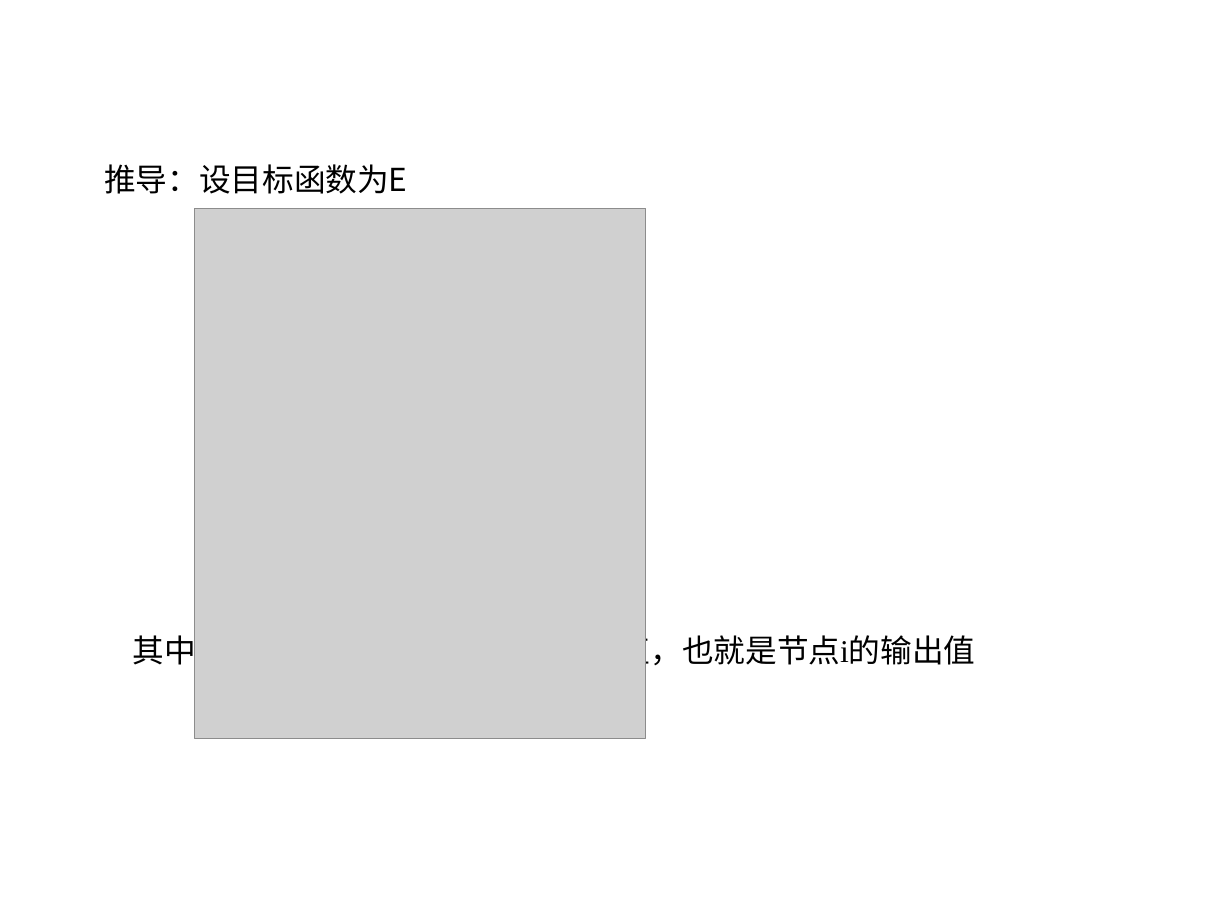
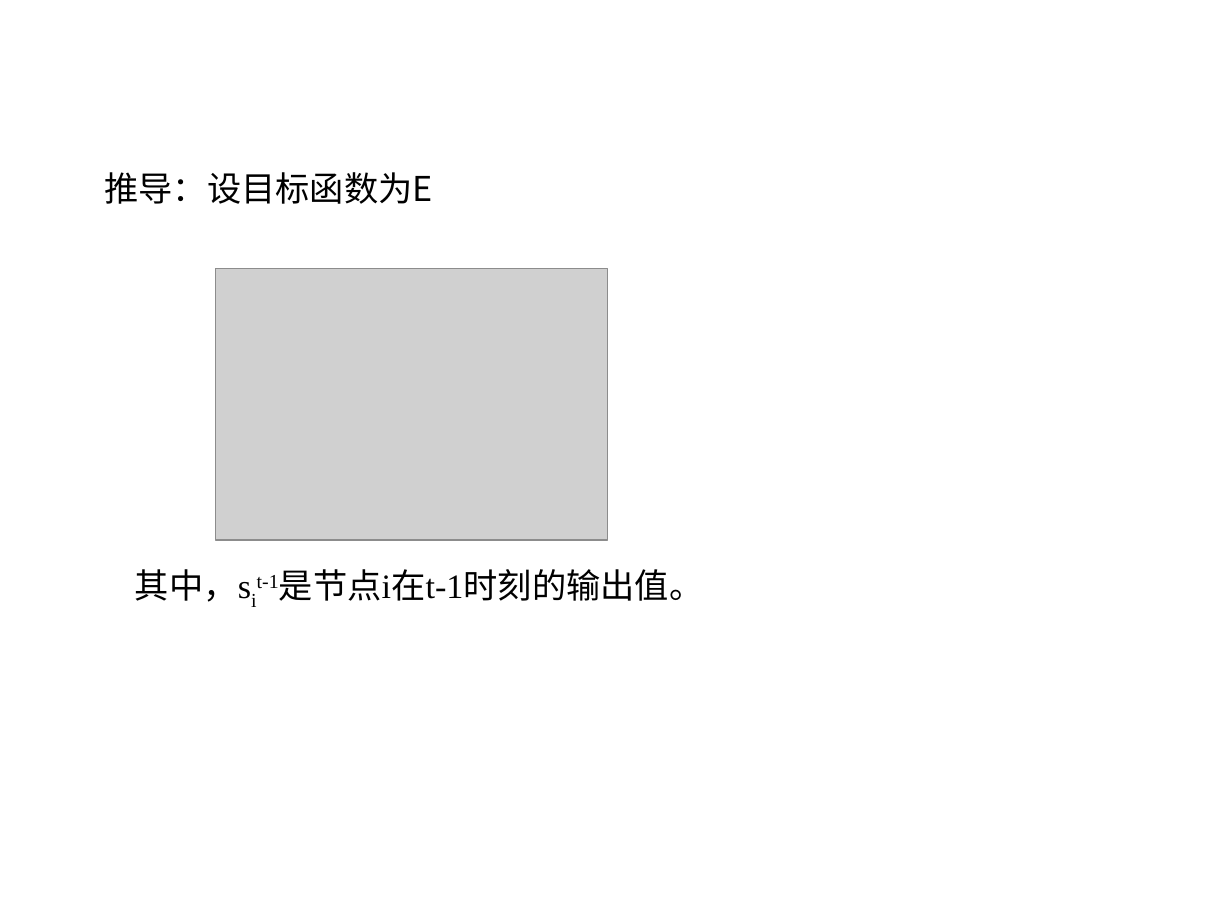
Before and after one commit to sunyisgithub/Git, a slide deck: slide 22 of 循环神经网络（Recurrent Neural Network）.ppt (slide 20 before the commit). Drawn at 1232x924 pixels with LibreOffice and Linux fonts; fonts in the diff are those of the drawing; grey boxes stand for pictures; background and template pictures are left out. Boxes give left, top, right and bottom in pixels: in the first picture for what was removed or moved away, otherwise in the second. Text is boxed around its words. In the diff, an @@ line names an element or a change of style, - is before the commit and + after.

```diff
--- a/循环神经网络（Recurrent Neural Network）.ppt
+++ b/循环神经网络（Recurrent Neural Network）.ppt
@@ text at <box>104,172,433,204</box>: size 18.5 to 20 pt in "推导：设目标函数为E"; line spacing 0.8 to 1 @@
@@ picture: place and size @@
-picture at <box>195,208,646,738</box>
+picture at <box>216,269,607,541</box>
@@ text at <box>135,569,704,602</box>: text changed; size 18.5 to 20 pt @@
-其中，xji是节点传递i给节点i的输入值，也就是节点i的输出值
+其中，sit-1是节点i在t-1时刻的输出值。
```
Also in this commit, not shown: 6 other slides changed, 4 slides added, 1 slide removed.
